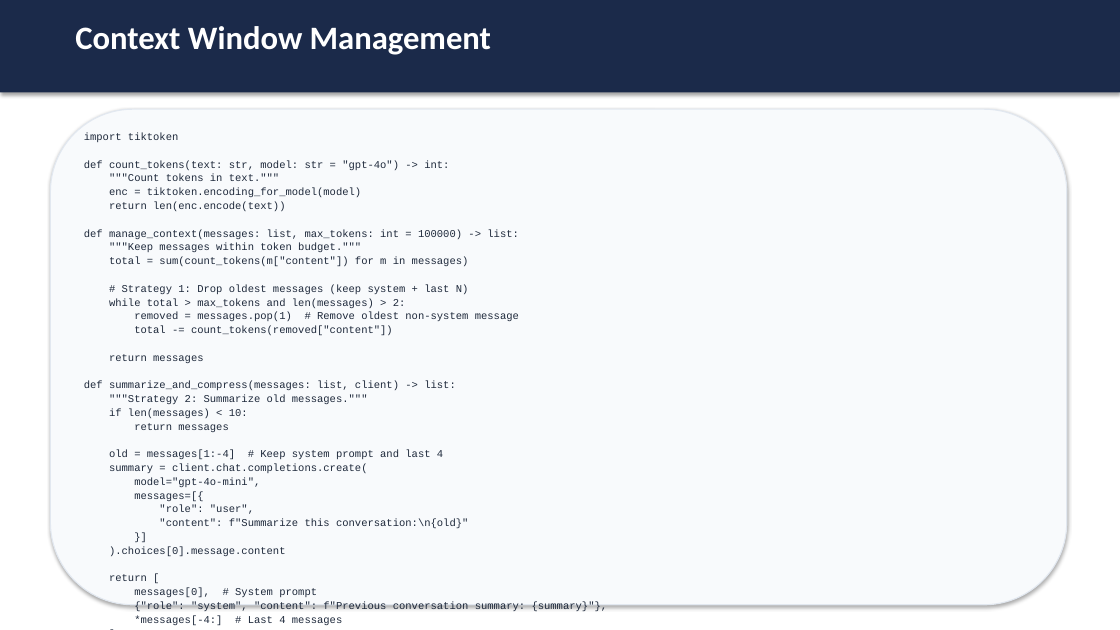
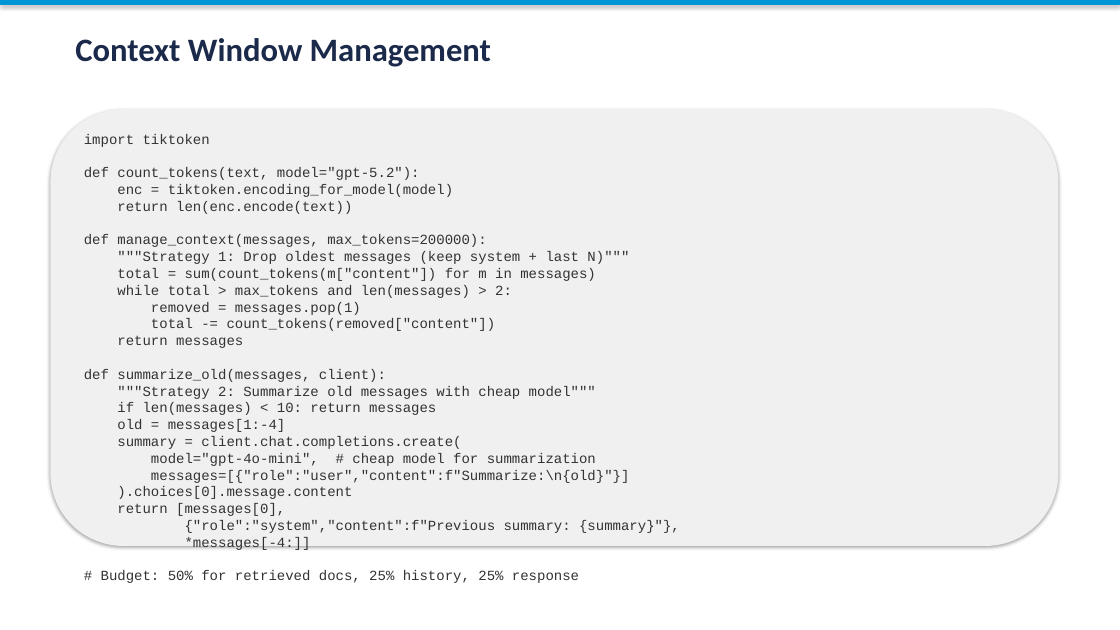
Before and after one commit to toroleapinc/cut-the-crap, a slide deck: slide 9 of developer/session-6/session-6-rag-data.pptx (slide 20 before the commit). Drawn at 1120x630 pixels with LibreOffice and Linux fonts; fonts in the diff are those of the drawing. Boxes give left, top, right and bottom in pixels: in the first picture for what was removed or moved away, otherwise in the second. Text is boxed around its words. In the diff, an @@ line names an element or a change of style, - is before the commit and + after.

Commit message:
Rebuild all decks: updated to Feb 2026 models (GPT-5.2, Opus 4.6, Gemini 3 Pro), no duplicate/filler slides

```diff
--- a/developer/session-6/session-6-rag-data.pptx
+++ b/developer/session-6/session-6-rag-data.pptx
@@ rectangle: place and size @@
-rectangle at <box>0,0,1120,92</box>
+rectangle at <box>0,0,1120,5</box>
@@ rectangle at <box>0,0,1120,5</box>: fill #1B2A4A to #0096D6 @@
@@ text "Context Window Management": place and size @@
-text "Context Window Management" at <box>75,26,491,55</box>
+text "Context Window Management" at <box>75,38,491,67</box>
@@ text "Context Window Management" at <box>75,38,491,67</box>: text colour #FFFFFF to #1B2A4A @@
@@ rounded rectangle: place and size @@
-rounded rectangle at <box>50,109,1067,605</box>
+rounded rectangle at <box>50,109,1059,546</box>
@@ rounded rectangle at <box>50,109,1059,546</box>: fill #F8FAFC to #F0F0F0; outline #E2E8F0 1 pt to none @@
@@ text at <box>84,134,680,533</box>: text changed; size 9 to 12 pt; text colour #1E293B to #333333 @@
-import tiktoken
-def count_tokens(text: str, model: str = "gpt-4o") -> int:
-"""Count tokens in text."""
-enc = tiktoken.encoding_for_model(model)
-return len(enc.encode(text))
-def manage_context(messages: list, max_tokens: int = 100000) -> list:
-"""Keep messages within token budget."""
-total = sum(count_tokens(m["content"]) for m in messages)
-# Strategy 1: Drop oldest messages (keep system + last N)
-while total > max_tokens and len(messages) > 2:
-removed = messages.pop(1) # Remove oldest non-system message
-total -= count_tokens(removed["content"])
-return messages
-def summarize_and_compress(messages: list, client) -> list:
-"""Strategy 2: Summarize old messages."""
-if len(messages) < 10:
-return messages
-old = messages[1:-4] # Keep system prompt and last 4
-summary = client.chat.completions.create(
-model="gpt-4o-mini",
-messages=[{
-"role": "user",
-"content": f"Summarize this conversation:\n{old}"
-}]
-).choices[0].message.content
-return [
-messages[0], # System prompt
-{"role": "system", "content": f"Previous conversation summary: {summary}"},
-*messages[-4:] # Last 4 messages
-]
+import tiktoken
+def count_tokens(text, model="gpt-5.2"):
+enc = tiktoken.encoding_for_model(model)
+return len(enc.encode(text))
+def manage_context(messages, max_tokens=200000):
+"""Strategy 1: Drop oldest messages (keep system + last N)"""
+total = sum(count_tokens(m["content"]) for m in messages)
+while total > max_tokens and len(messages) > 2:
+removed = messages.pop(1)
+total -= count_tokens(removed["content"])
+return messages
+def summarize_old(messages, client):
+"""Strategy 2: Summarize old messages with cheap model"""
+if len(messages) < 10: return messages
+old = messages[1:-4]
+summary = client.chat.completions.create(
+model="gpt-4o-mini", # cheap model for summarization
+messages=[{"role":"user","content":f"Summarize:\n{old}"}]
+).choices[0].message.content
+return [messages[0],
+{"role":"system","content":f"Previous summary: {summary}"},
+*messages[-4:]]
+# Budget: 50% for retrieved docs, 25% history, 25% response
```
Also in this commit, not shown: 4 other slides changed, 6 slides added, 17 slides removed, 24 other files.
